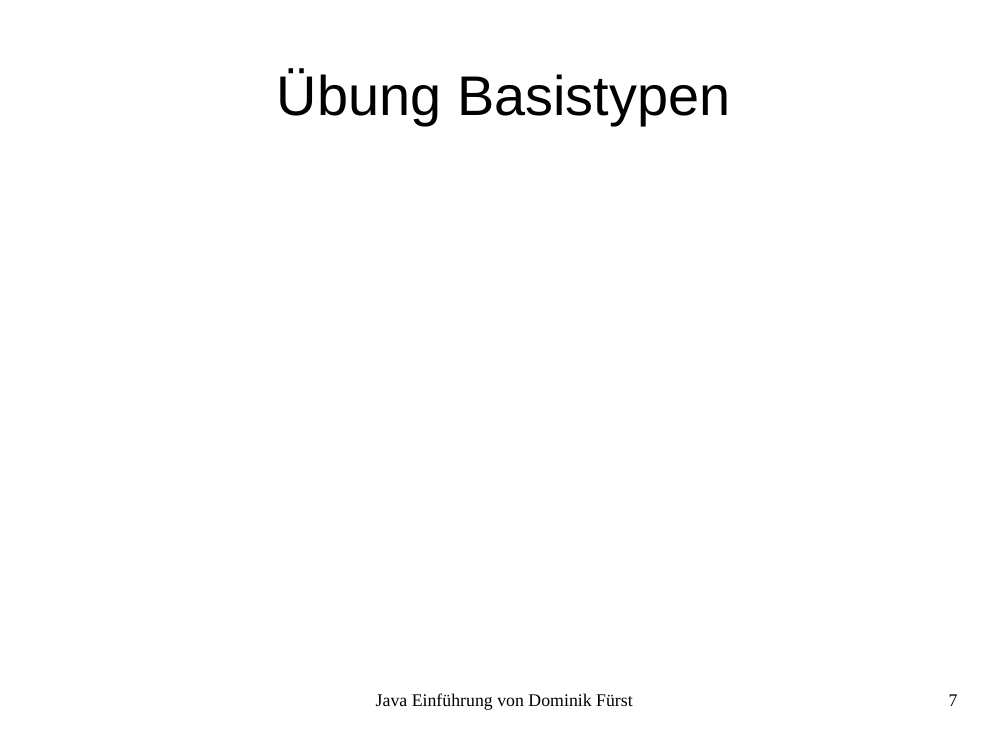
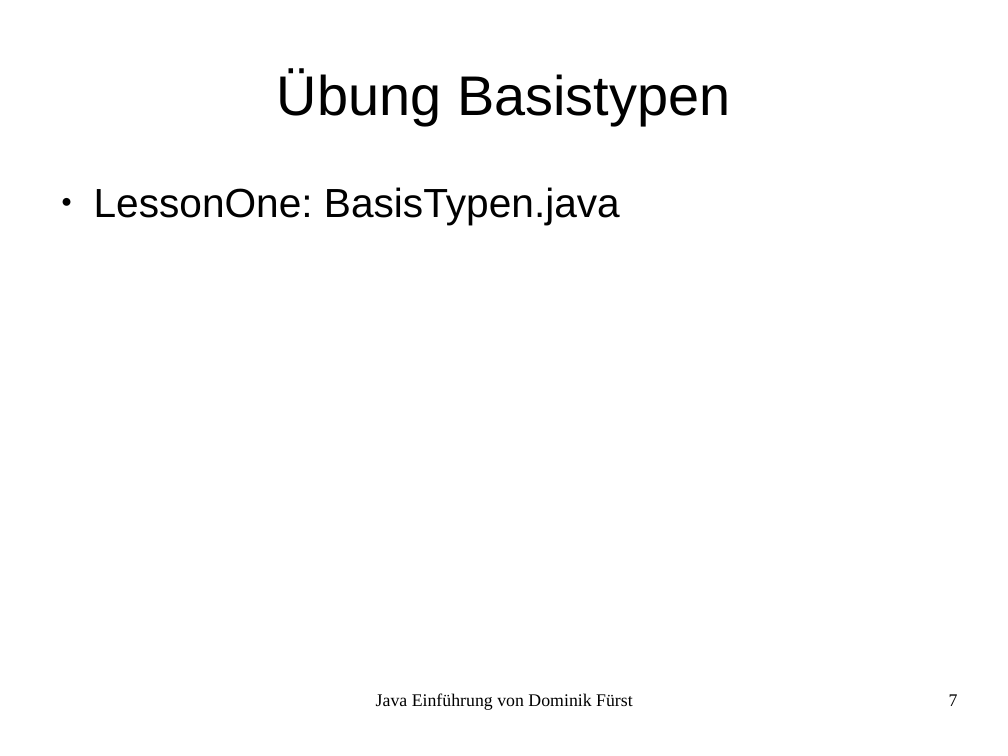
Before and after one commit to Trickels/JavaTutorial, a slide deck: slide 7 of LessonOne/Java_Präsentation.odp. Drawn at 1008x756 pixels with LibreOffice and Linux fonts; fonts in the diff are those of the drawing. Boxes give left, top, right and bottom in pixels: in the first picture for what was removed or moved away, otherwise in the second. Text is boxed around its words. In the diff, an @@ line names an element or a change of style, - is before the commit and + after.

```diff
--- a/LessonOne/Java_Präsentation.odp
+++ b/LessonOne/Java_Präsentation.odp
@@ text added at (x1=94, y1=187, x2=620, y2=225), 32 pt, text #000000 @@
+● LessonOne: BasisTypen.java
```
Also in this commit, not shown: 2 other slides changed, 9 slides added, 6 other files.
